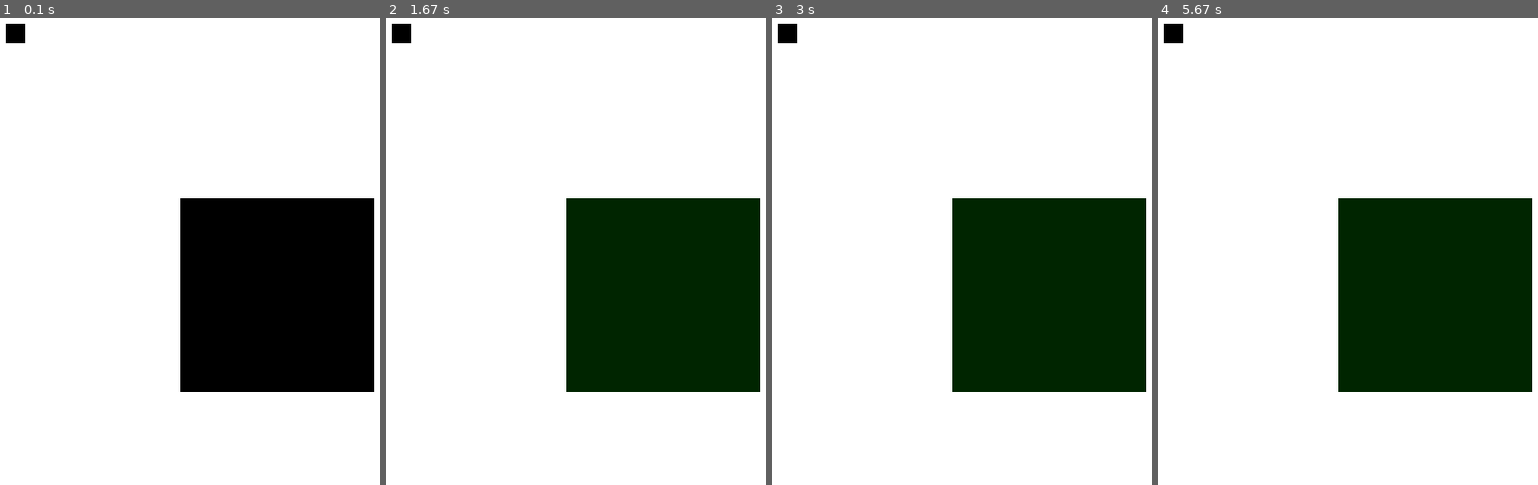
Above: before the commit, frames 1-4 (left to right).
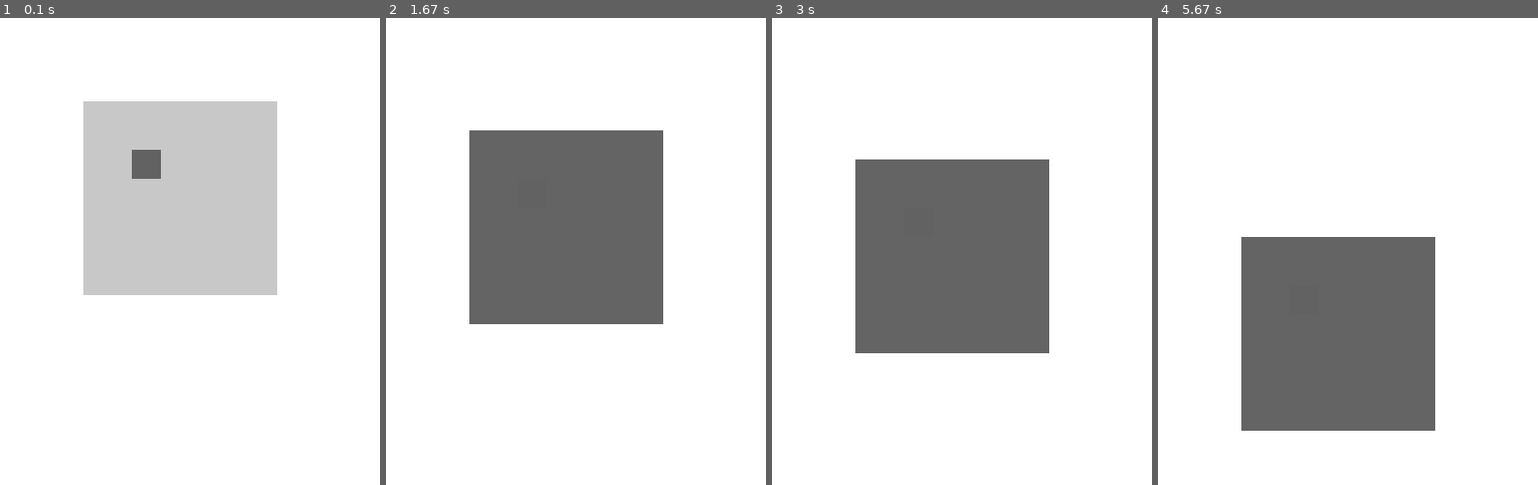
Above: after the commit, the same moments.

Repository: I-Read-Books/simple-pygame-gui
Game: pygame game, started from src/demo.py
Same seed, same stepped clock (60 frames per second), same inputs: the game is played once before the commit and once after it.
Inputs (mouse positions are in pixels of both pictures, inside the frame that each line leads up to):
- Up to frame 1 (0.1 s): no input
- Up to frame 2 (1.67 s): hold Down 0.33-0.8 s; move the mouse to (640, 321) at 0.37 s; click (522, 298) at 0.88 s; hold Down 1.17-1.53 s; hold Down from 1.57 s (still down)
- Up to frame 3 (3 s): release Down at 1.87 s; hold Down 1.9-2.27 s; hold Down 2.3-2.6 s; hold Down from 2.63 s (still down)
- Up to frame 4 (5.67 s): release Down at 3 s; hold Down 3.03-3.33 s; hold Down 3.37-3.73 s; hold Down 3.77-4.07 s; hold Down 4.1-4.47 s; hold Down 4.5-4.8 s; hold Down 4.83-5.2 s; hold Down 5.23-5.53 s; hold Down from 5.57 s (still down)

The runs differ from the first frame. In frame 1, 37% of the frame differs, in the area x 1-99%, y 1-81%; in frame 2, 36%; in frame 3, 34%; in frame 4, 34%.

Commit message:
inheritance and stuff

Diff:
--- a/src/demo.py
+++ b/src/demo.py
@@ -1,7 +1,7 @@
 import pygame
 import sys
 from scripts.ui_elements.ui_element import UIElement
-from scripts.ui_elements.element_functions import ButtonFunction
+from scripts.ui_elements.button import Button
 from ui_manager import UIManager
 
 class Demo:
@@ -12,10 +12,30 @@
         self.clock = pygame.time.Clock()
 
         self.ui_manager = UIManager()
-        self.element = UIElement(pygame.Rect(200, 200, 200, 200), self.ui_manager, 'box')
-        self.element.add_functionality(ButtonFunction(self.message, ['hello']))
 
-        self.element2 = UIElement(pygame.Rect(20, 20, 20, 20), self.ui_manager, 'ron', surface=pygame.Surface((20, 20), masks=(20, 20, 20)))
+        button_surfaces = [pygame.Surface((200, 200)) for _ in range(3)]
+        button_surfaces[0].fill((200, 200, 200))
+        button_surfaces[1].fill((100, 100, 100))
+        button_surfaces[2].fill((0, 0, 0))
+
+        self.button = Button(
+            pygame.Rect(100, 100, 200, 200),
+            self.ui_manager,
+            lambda: self.message('hello'),
+            'button1',
+            button_surfaces[0],
+            button_surfaces[1],
+            button_surfaces[2],
+        )
+
+        self.button2 = Button(
+            pygame.Rect(150, 150, 30, 30),
+            self.ui_manager,
+            lambda: self.message('i am button 2'),
+            'button2',
+            pygame.transform.smoothscale(button_surfaces[1], (30, 30))
+        )
+        self.button.add_child(self.button2)
 
     def run(self) -> None:
         while True:
@@ -29,14 +49,21 @@
                 if event.type == pygame.QUIT:
                     sys.exit()
 
-                mouse_just_pressed = event.type == pygame.MOUSEBUTTONDOWN
-                mouse_just_released = event.type == pygame.MOUSEBUTTONUP
+                if event.type == pygame.KEYDOWN:
+                    if event.key == pygame.K_DOWN:
+                        self.button.move(0, 10)
+
+                if event.type == pygame.MOUSEBUTTONDOWN:
+                    mouse_just_pressed = True
+                if event.type == pygame.MOUSEBUTTONUP:
+                    mouse_just_released = True
 
             self.screen.fill((255, 255, 255))
 
             self.ui_manager.update(mouse_pos, mouse_just_pressed, mouse_just_released, frame_time / 1000) # seconds
             self.ui_manager.render_all(self.screen)
 
+            mouse_just_released = mouse_just_pressed = False
             pygame.display.flip()
 
     def message(self, message) -> None:
--- /dev/null
+++ b/src/scripts/color/color.py
@@ -0,0 +1,32 @@
+from __future__ import annotations
+import pygame
+from typing import overload
+
+
+class Color:
+    def __init__(self, r: int, g: int, b: int, a: int=255) -> None:
+        self.red = r
+        self.green = g
+        self.blue = b
+        self.alpha = a
+
+    @property
+    def a(self) -> int:
+        return self.alpha
+    @property
+    def r(self) -> int:
+        return self.red
+    @property
+    def g(self) -> int:
+        return self.green
+    @property
+    def b(self) -> int:
+        return self.blue
+    @property
+    def rgba(self) -> tuple:
+        return (self.red, self.green, self.blue, self.alpha)
+
+    def __repr__(self) -> str:
+        return f'Color({self.r}, {self.g}, {self.b})'
+
+john = Color(255, 255, 255, 255)
--- /dev/null
+++ b/src/scripts/ui_elements/button.py
@@ -0,0 +1,76 @@
+import pygame
+from warnings import warn
+from enum import Enum
+from typing import Callable, Optional, Type
+from scripts.ui_elements.ui_element import UIElement
+
+class ButtonStates(Enum):
+    HOLDING = 0
+    HOVERED = 1
+    DEFAULT = 2
+
+class SimpleButtonSurface:
+    def __init__(self, default_surf: pygame.Surface, pressed_surf: Optional[pygame.Surface]=None, hovered_surf: Optional[pygame.Surface]=None) -> None:
+        self.default_surf = default_surf
+        self.pressed_surf = pressed_surf if pressed_surf else default_surf
+        self.hovered_surf = hovered_surf if hovered_surf else default_surf
+
+    def get_current_surf(self, state: ButtonStates) -> pygame.Surface:
+        match state:
+            case ButtonStates.DEFAULT:
+                return self.default_surf
+            case ButtonStates.HOLDING:
+                return self.pressed_surf
+            case ButtonStates.HOVERED:
+                return self.hovered_surf
+            case err:
+                warn(f'Unknown button state: {err}')
+                return self.default_surf
+
+class Button(UIElement):
+    def __init__(
+            self,
+            position_rect: pygame.Rect,
+            ui_manager,
+            callback: Callable,
+            element_id: str,
+            default_surf: Optional[pygame.Surface]=None,
+            hovered_surf: Optional[pygame.Surface]=None,
+            pressed_surf: Optional[pygame.Surface]=None,
+            render_layer: Optional[str]=None,
+            children: list[UIElement]=[],
+        ) -> None:
+
+        super().__init__(
+            position_rect,
+            ui_manager,
+            element_id,
+            render_layer,
+            surface=default_surf,
+            children=children
+        )
+
+        self.surface_finder = SimpleButtonSurface(
+            default_surf if default_surf else pygame.Surface(self.position_rect.size),
+            pressed_surf,
+            hovered_surf
+        )
+
+        self.state = ButtonStates.DEFAULT
+
+        self.callback = callback
+        self.held_last_frame = False
+
+    def _update(self, mouse_pos: tuple, just_pressed: bool, just_released: bool, delta_time: float) -> None:
+        if self.held_last_frame and self.metrics.hovering and self.metrics.just_released:
+            self.callback()
+        self.held_last_frame = self.metrics.holding
+
+        if self.metrics.holding:
+            self.state = ButtonStates.HOLDING
+        elif self.metrics.hovering:
+            self.state = ButtonStates.HOVERED
+        else:
+            self.state = ButtonStates.DEFAULT
+
+        self.surface = self.surface_finder.get_current_surf(self.state)
--- a/src/scripts/ui_elements/element_functions.py
+++ /dev/null
@@ -1,26 +0,0 @@
-import pygame
-from scripts.ui_elements.element_metrics import ElementMetrics
-from abc import ABC, abstractmethod
-from typing import Callable, Optional, Any
-
-class ElementFunction(ABC):
-    @abstractmethod
-    def execute(self, metrics: ElementMetrics) -> Any:
-        ...
-
-class ButtonFunction(ElementFunction):
-    def __init__(self, callback: Callable, callback_args: Optional[list[Any]]=None) -> None:
-        self.callback = callback
-        self.callback_args = callback_args
-
-        # ugly work around to make sure it only activates when held and just
-        # released becuase held and just released will never be true on same frame
-        self.held_last_frame = False
-
-    def execute(self, metrics: ElementMetrics) -> None:
-        if self.held_last_frame and metrics.hovering and metrics.just_released:
-            if self.callback_args is not None:
-                self.callback(*self.callback_args)
-            else:
-                self.callback()
-        self.held_last_frame = metrics.holding
--- a/src/scripts/ui_elements/element_metrics.py
+++ b/src/scripts/ui_elements/element_metrics.py
@@ -13,5 +13,7 @@
     just_pressed: bool = False
     just_released: bool = False
 
-    prev_frame_mouse_col_pos: Optional[tuple] = None
-    curr_frame_mouse_col_pos: Optional[tuple] = None
+    prev_mouse_pos: tuple = (0, 0)
+    curr_mouse_pos: tuple = (0, 0)
+    prev_mouse_col_pos: Optional[tuple] = None
+    curr_mouse_col_pos: Optional[tuple] = None
--- a/src/scripts/ui_elements/ui_element.py
+++ b/src/scripts/ui_elements/ui_element.py
@@ -1,10 +1,8 @@
 from __future__ import annotations
 import pygame
 from warnings import warn
-from abc import ABC, abstractmethod
-from typing import Optional, Self
+from typing import Optional
 from scripts.ui_elements.element_metrics import ElementMetrics
-from scripts.ui_elements.element_functions import ElementFunction
 
 class UIElement:
     def __init__(
@@ -19,15 +17,14 @@
 
         self.position_rect = position_rect
 
-        self.metrics = ElementMetrics(
-            self.position_rect
-        )
+        self.metrics = ElementMetrics(self.position_rect)
 
-        if surface and surface.size != position_rect.size:
-            warn(f'Surface size does not match rect size: id={element_id}')
-        self.surface = surface if surface is not None else pygame.Surface(self.position_rect.size)
+        self.surface = surface if surface else pygame.Surface(self.position_rect.size)
+        if surface and surface.get_size() != self.position_rect.size:
+            warn(f'Surface of element {element_id} does not match rect size... \n resizing to fit')
+            self.surface = pygame.transform.smoothscale(surface, self.position_rect.size)
 
-        self.children = children
+        self.children = children.copy()
 
         self.id = element_id
         self.render_layer = render_layer
@@ -35,14 +32,14 @@
         self.ui_manager = ui_manager
         self.ui_manager.add_element(self)
 
-        self.functions = []
+        self.collision_function = self.position_rect.collidepoint
 
     @property
     def topleft(self) -> tuple:
         return self.position_rect.topleft
     @topleft.setter
     def topleft(self, new_topleft: tuple) -> None:
-        self._move_children(self.position_rect.topleft[0] - new_topleft[0], self.position_rect.topleft[1] - new_topleft[1])
+        self._move_children(self.position_rect.topleft[0] - new_topleft[0], new_topleft[1] - self.position_rect.topleft[1])
         self.position_rect.topleft = new_topleft
 
     @property
@@ -69,42 +66,57 @@
     def top(self) -> int:
         return self.position_rect.top
 
-    def add_functionality(self, function: ElementFunction) -> None:
-        assert issubclass(function.__class__, ElementFunction)
-        self.functions.append(function)
-
     def move(self, delta_x: int, delta_y: int) -> None:
-        self.topleft = (self.topleft[0] + delta_x, self.topleft[1] + delta_y)
+        self.topleft = (self.position_rect.topleft[0] + delta_x, self.position_rect.topleft[1] + delta_y)
 
     def _move_children(self, delta_x: int, delta_y: int) -> None:
         for child in self.children:
             child.move(delta_x, delta_y)
 
-    def _handle_mouse_event(self, mouse_pos: tuple, just_pressed: bool, just_released: bool) -> None:
+    def add_child(self, element: UIElement) -> None:
+        self.children.append(element)
+
+    def set_color(self, rgb: tuple) -> None:
+        self.color = rgb
+
+    def _handle_mouse(self, mouse_pos: tuple, just_pressed: bool, just_released: bool) -> None:
         mouse_collides = self.collide_point(mouse_pos)
 
         if mouse_collides and just_pressed:
             self.metrics.holding = True
+        if just_pressed:
+            #print('pressed')
+            ...
         if just_released:
+            #print('released')
             self.metrics.holding = False
+
+        self.metrics.prev_mouse_pos = self.metrics.curr_mouse_pos
+        self.metrics.curr_mouse_pos = mouse_pos
+
+        self.metrics.prev_mouse_col_pos = self.metrics.curr_mouse_col_pos
+        self.metrics.curr_mouse_col_pos = mouse_pos if mouse_collides else None
 
         self.metrics.hovering = mouse_collides
         self.metrics.just_pressed = mouse_collides and just_pressed
         self.metrics.just_released = mouse_collides and just_released
 
     def collide_point(self, point: tuple) -> bool:
-        return self.position_rect.collidepoint(point)
+        return self.collision_function(point)
 
     def update(self, mouse_pos: tuple, just_pressed: bool, just_released: bool, delta_time: float) -> None:
-        self._handle_mouse_event(mouse_pos, just_pressed, just_released)
+        self._handle_mouse(mouse_pos, just_pressed, just_released)
 
-        self.metrics.time_holding += delta_time if self.metrics.holding else 0
-        self.metrics.time_hovering += delta_time if self.metrics.hovering else 0
+        self.metrics.time_holding += delta_time if self.metrics.holding else -self.metrics.time_holding
+        self.metrics.time_hovering += delta_time if self.metrics.hovering else -self.metrics.time_hovering
 
-        for function in self.functions:
-            function.execute(self.metrics)
+        self._update(mouse_pos, just_pressed, just_released, delta_time)
 
-        self.surface.fill((min(int(self.metrics.time_holding * 80), 255), min(int(self.metrics.time_hovering * 80), 255), 0))
+    def _update(self, mouse_pos: tuple, just_pressed: bool, just_released: bool, delta_time: float) -> None:
+        ...
 
     def render(self, dest_surf: pygame.Surface) -> None:
         dest_surf.blit(self.surface, self.topleft)
+
+    def __repr__(self) -> str:
+        return f'UiElement id \'{self.id}\' at topleft {self.topleft}'
